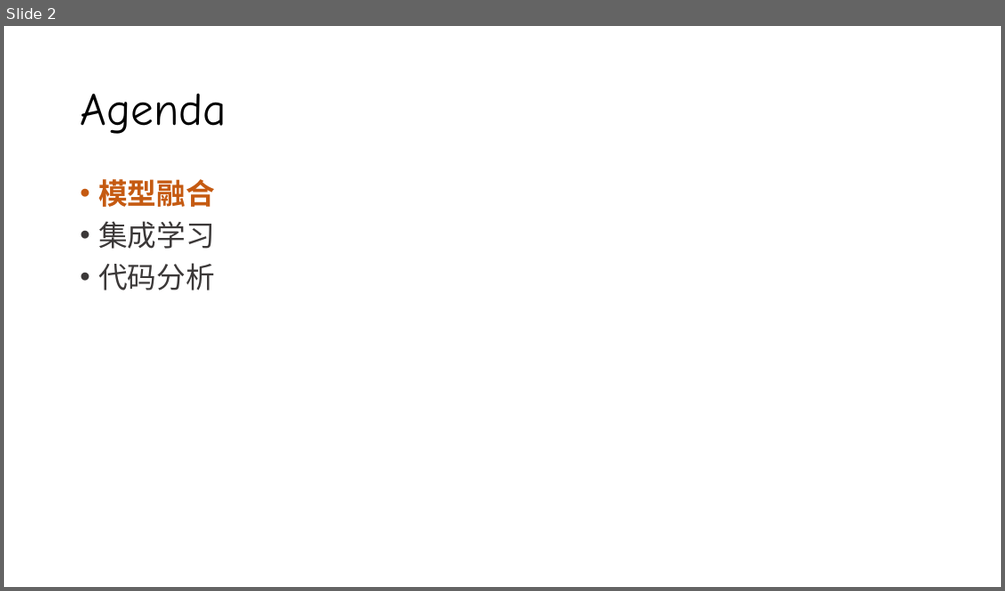
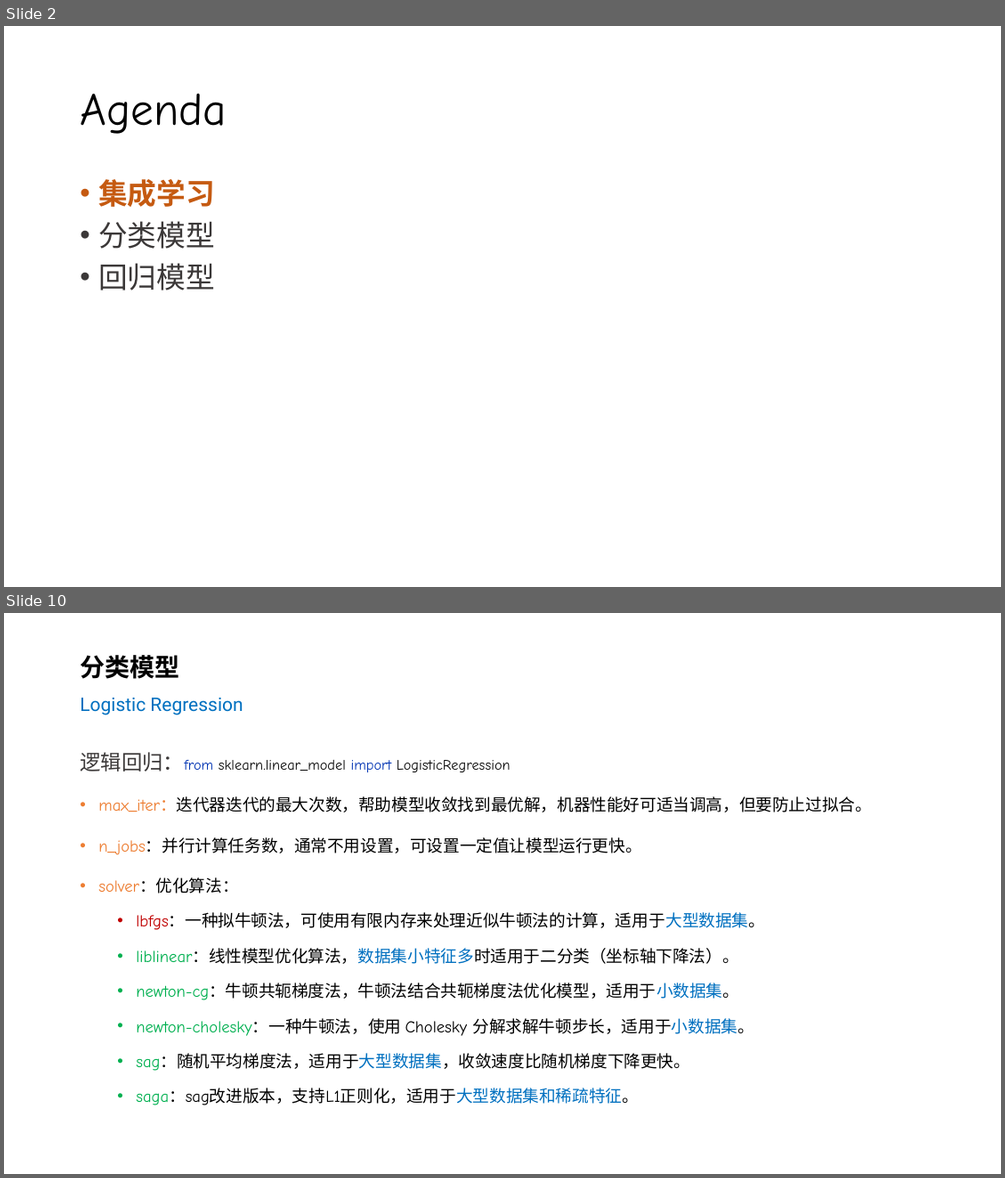
Before and after one commit to silentbalanceyh/cda-exam, a slide deck: ppt/06.模型选择.pptx. Shown one above the other, each under a label of ours: slide 2 before the commit, slides 2 and 10 after it; the slides between them are not shown. The pictures are 1005x591 and 1005x1178 pixels, drawn with LibreOffice and Linux fonts; fonts in the diff are those of the drawing; background and template pictures are left out. Boxes give left, top, right and bottom in pixels: in the first picture for what was removed or moved away, otherwise in the second. Text is boxed around its words. In the diff, an @@ line names an element or a change of style, - is before the commit and + after.

Commit message:
模型选择

```diff
--- a/ppt/06.模型选择.pptx
+++ b/ppt/06.模型选择.pptx
@@ slide 10 added at (x1=4, y1=613, x2=1001, y2=1174), background #FFFFFF @@
@@ title added at (x1=80, y1=655, x2=243, y2=715), 18 pt, text #0070C0 @@
+分类模型
+Logistic Regression
@@ text added at (x1=80, y1=752, x2=871, y2=1105), 16 pt, text #000000 @@
+逻辑回归：from sklearn.linear_model import LogisticRegression
+• max_iter：迭代器迭代的最大次数，帮助模型收敛找到最优解，机器性能好可适当调高，但要防止过拟合。
+• n_jobs：并行计算任务数，通常不用设置，可设置一定值让模型运行更快。
+• solver：优化算法：
+  • lbfgs：一种拟牛顿法，可使用有限内存来处理近似牛顿法的计算，适用于大型数据集。
+  • liblinear：线性模型优化算法，数据集小特征多时适用于二分类（坐标轴下降法）。
+  • newton-cg：牛顿共轭梯度法，牛顿法结合共轭梯度法优化模型，适用于小数据集。
+  • newton-cholesky：一种牛顿法，使用 Cholesky 分解求解牛顿步长，适用于小数据集。
+  • sag：随机平均梯度法，适用于大型数据集，收敛速度比随机梯度下降更快。
+  • saga：sag改进版本，支持L1正则化，适用于大型数据集和稀疏特征。
@@ slide 2 changed as well @@
@@ text at (x1=98, y1=179, x2=215, y2=207): paragraph removed @@
-• 模型融合
@@ text at (x1=98, y1=179, x2=215, y2=207): text colour #3B3838 to #C55A11, bold on in "集成学习" @@
@@ text at (x1=98, y1=221, x2=215, y2=290): text changed @@
-• 代码分析视界
+• 分类模型
+• 回归模型
```
Also in this commit, not shown: 1 other slide changed, 28 other slides added, 2 other files.
